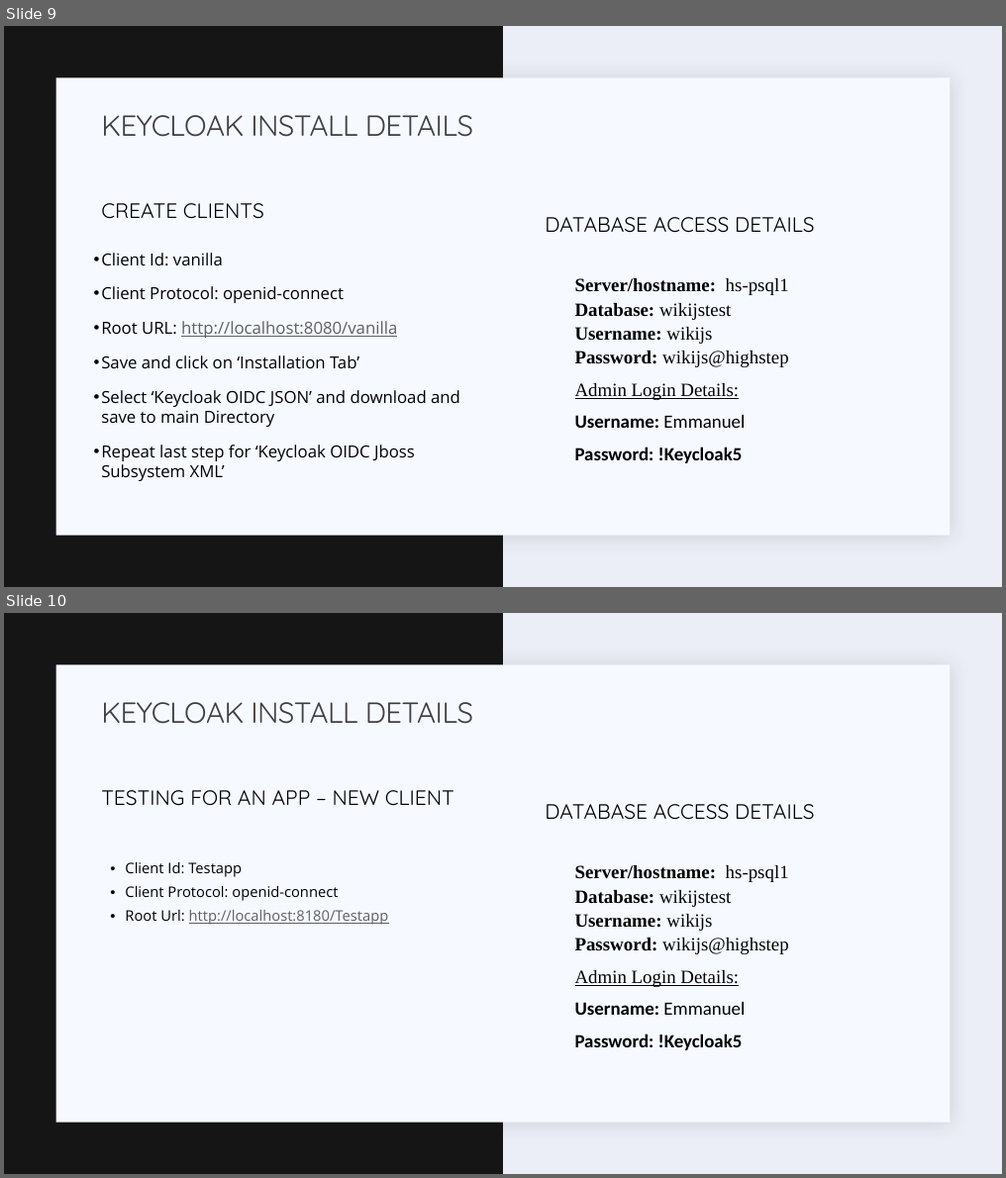
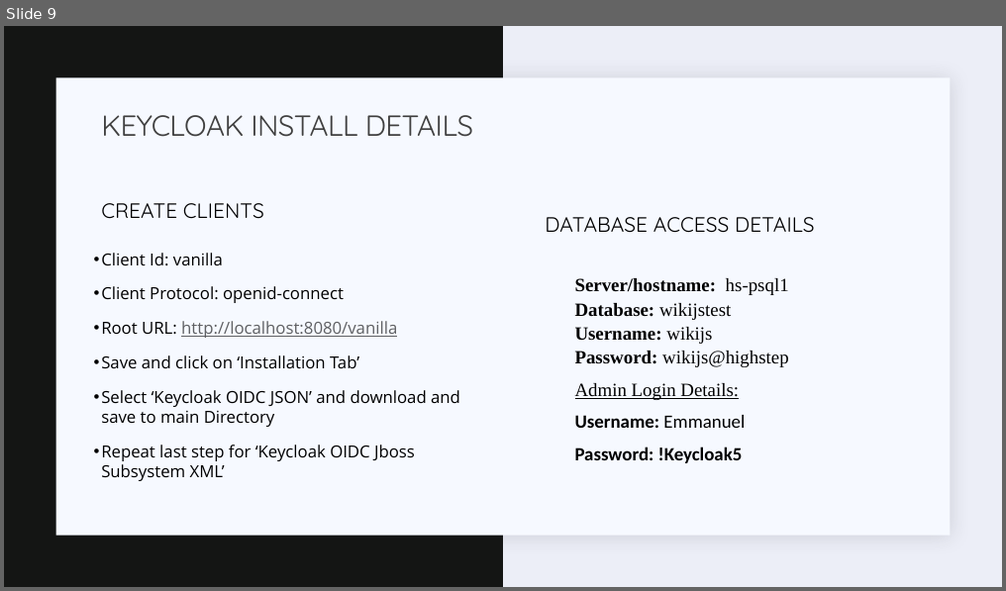
Before and after one commit to Emanoid/React-Keycloak-Application, a slide deck: Keycloak ConfigurationsTest.pptx. Shown one above the other, each under a label of ours: slides 9 and 10 before the commit, slide 9 after it. The pictures are 1006x1178 and 1006x591 pixels, drawn with LibreOffice and Linux fonts; fonts in the diff are those of the drawing. Boxes give left, top, right and bottom in pixels: in the first picture for what was removed or moved away, otherwise in the second. Text is boxed around its words. In the diff, an @@ line names an element or a change of style, - is before the commit and + after.

```diff
--- a/Keycloak ConfigurationsTest.pptx
+++ b/Keycloak ConfigurationsTest.pptx
@@ slide 10 removed at (4,613,1002,1174), background #ECEEF7; not listed: 2 template elements that a slide beside it also shows @@
@@ title removed at (101,702,473,724) @@
-KEYCLOAK INSTALL DETAILS
@@ text removed at (101,790,454,806) @@
-TESTING FOR AN APP – NEW CLIENT
@@ text removed at (545,804,815,820) @@
-DATABASE ACCESS DETAILS
@@ text removed at (125,861,389,925) @@
-  • Client Id: Testapp
-  • Client Protocol: openid-connect
-  • Root Url: http://localhost:8180/Testapp
@@ text removed at (575,865,789,1051) @@
-  Server/hostname: hs-psql1
-  Database: wikijstest
-  Username: wikijs
-  Password: wikijs@highstep
-  Admin Login Details:
-  Username: Emmanuel
-  Password: !Keycloak5
```
Also in this commit, not shown: 3 slides changed, 1 slide added, 2 other slides removed.
